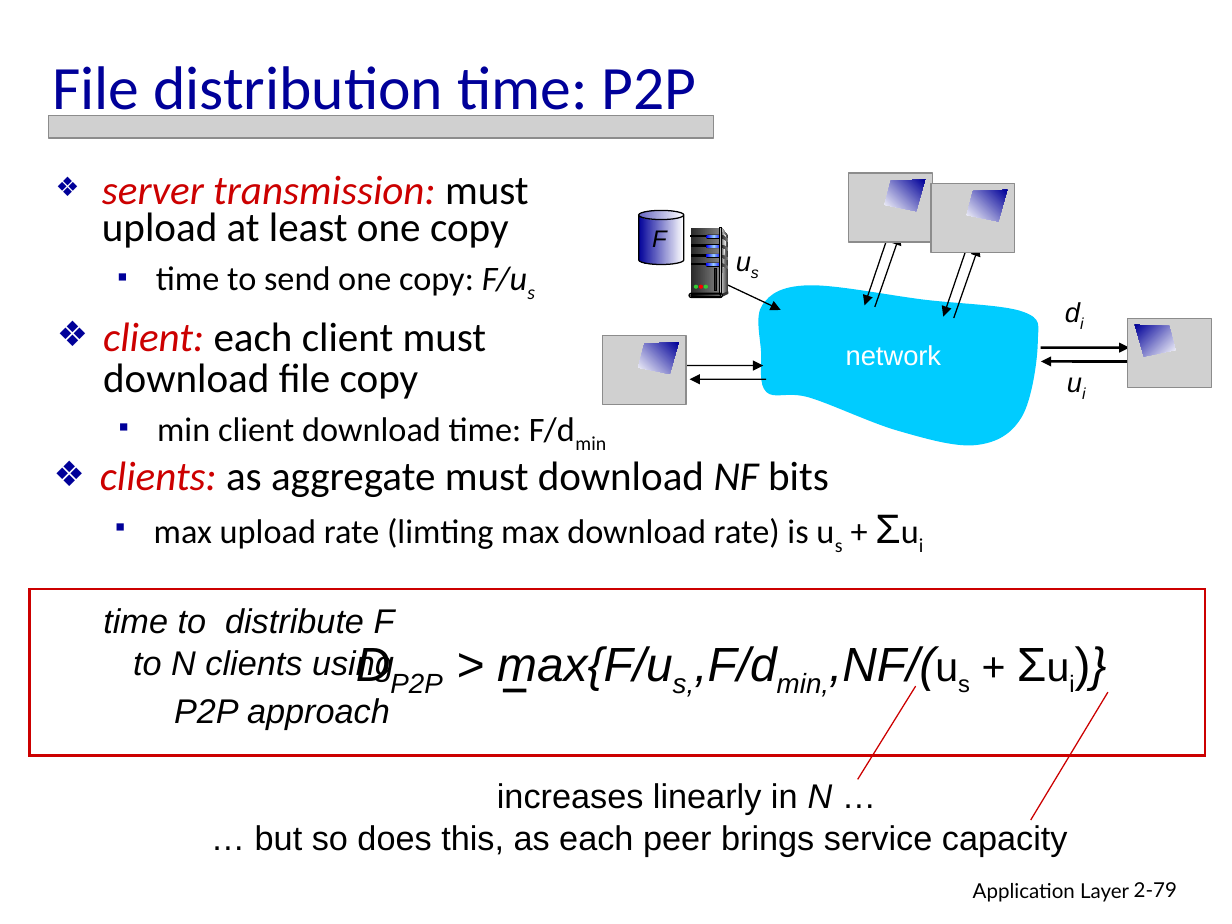
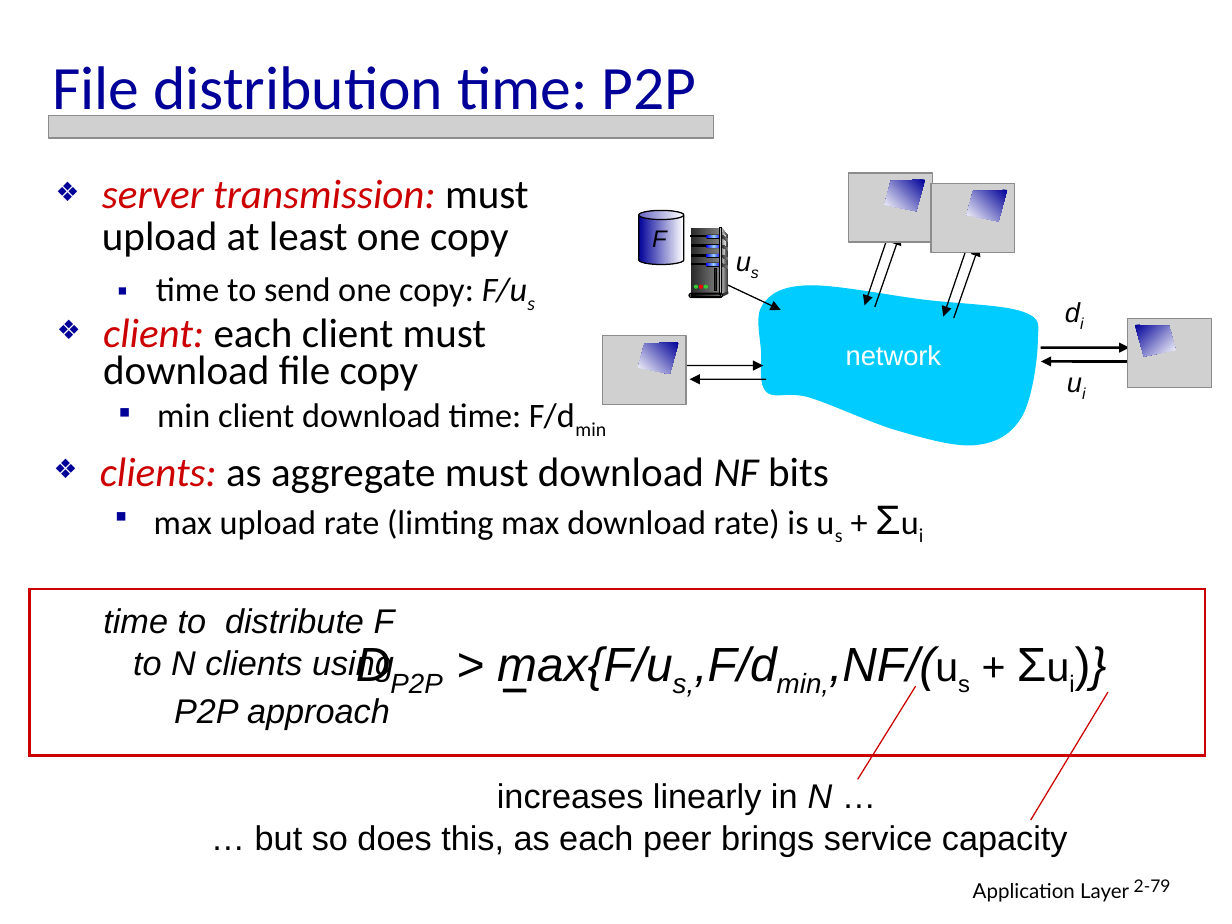
Before and after one commit to JohnNixon6972/5th-Sem-ISE, a slide deck: slide 79 of Computer Network/CHAPTER-2-PPT.ppt. Drawn at 1232x924 pixels with LibreOffice and Linux fonts; fonts in the diff are those of the drawing; grey boxes stand for pictures. Boxes give left, top, right and bottom in pixels: in the first picture for what was removed or moved away, otherwise in the second. Text is boxed around its words. In the diff, an @@ line names an element or a change of style, - is before the commit and + after.

```diff
--- a/Computer Network/CHAPTER-2-PPT.ppt
+++ b/Computer Network/CHAPTER-2-PPT.ppt
@@ text "server transmission: must upload at ..." at bbox=[102, 179, 529, 307]: line spacing 0.75 to 0.85; line spacing 0.9 to 1 @@
@@ freeform shape at bbox=[721, 228, 728, 294]: fill gradient #333333 to #DDDDDD to gradient #DDDDDD to #333333 @@
@@ freeform shape at bbox=[722, 232, 727, 293]: fill gradient #F8F8F8 to #808080 to gradient #808080 to #F8F8F8 @@
@@ freeform shape at bbox=[722, 245, 728, 251]: fill gradient #808080 to #292929 to gradient #292929 to #808080 @@
@@ text "client: each client must download ..." at bbox=[103, 318, 575, 429]: line spacing 0.85 to 0.75 @@
@@ fill gradient #FFFFFF to #000099 to gradient #000099 to #FFFFFF in 4 elements at bbox=[1135, 325, 1175, 357], bbox=[885, 180, 925, 212], bbox=[967, 190, 1008, 222], bbox=[638, 342, 679, 375] @@
@@ text "clients: as aggregate must download ..." at bbox=[100, 457, 829, 540]: line spacing 0.85 to 0.75 @@
@@ page number at bbox=[1134, 879, 1171, 892]: size 12 to 10.2 pt; line spacing 1 to 0.9 @@
```
Also in this commit, not shown: 86 other slides changed, 2 other files.
